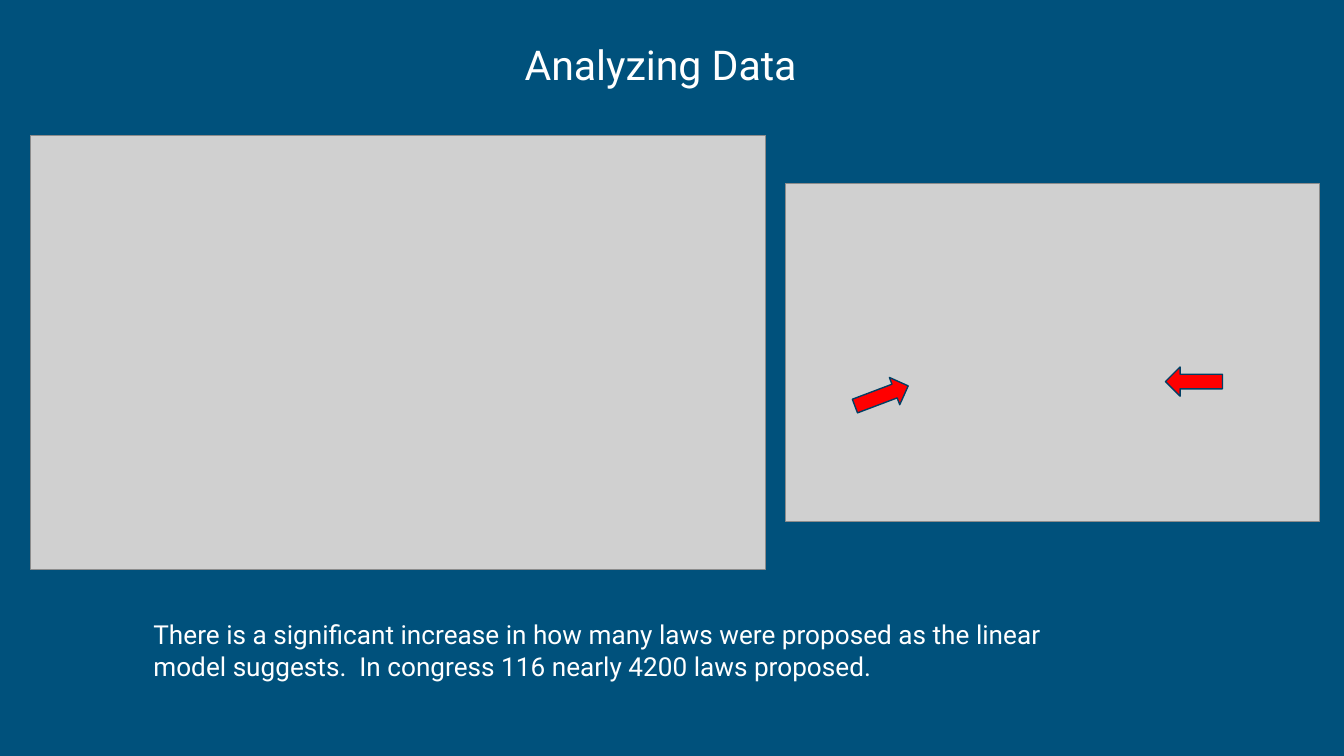
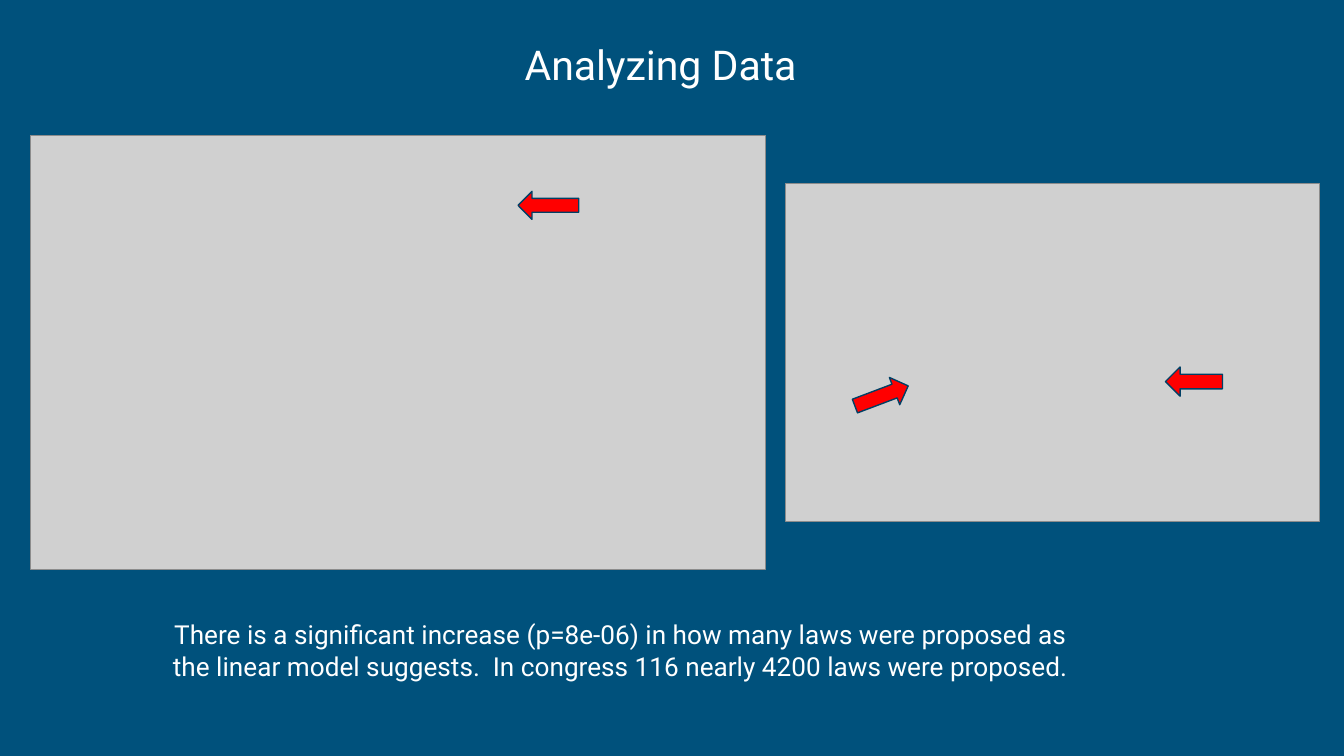
Before and after one commit to Foxxenn/Analysis_of_Congress_Healthcare, a slide deck: slide 9 of Analysis of Healthcare and Congress.pptx. Drawn at 1344x756 pixels with LibreOffice and Linux fonts; fonts in the diff are those of the drawing; grey boxes stand for pictures. Boxes give left, top, right and bottom in pixels: in the first picture for what was removed or moved away, otherwise in the second. Text is boxed around its words. In the diff, an @@ line names an element or a change of style, - is before the commit and + after.

```diff
--- a/Analysis of Healthcare and Congress.pptx
+++ b/Analysis of Healthcare and Congress.pptx
@@ left arrow added at bbox=[517, 191, 578, 219], fill #FF0000, outline #004065 0.75 pt @@
@@ text at bbox=[173, 623, 1067, 682]: text changed @@
-There is a significant increase in how many laws were proposed as the linear model suggests. In congress 116 nearly 4200 laws proposed.
+There is a significant increase (p=8e-06) in how many laws were proposed as the linear model suggests. In congress 116 nearly 4200 laws were proposed.
```
Also in this commit, not shown: 11 other slides changed, 1 slide added.
